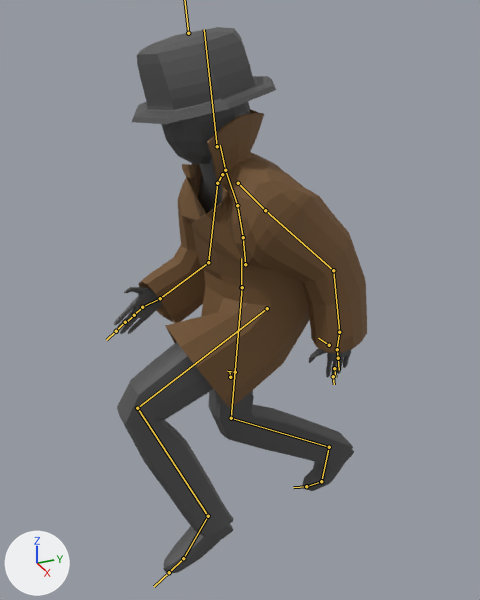
The FBX model Capstone/Assets/Models/Spy.fbx as it was, and as the next commit left it.
Both versions are drawn from a 50 mm camera at (2.32, -1.92, 2.44) aimed at (-0.05, -0.85, 1.26). The lights are fixed; the arrows at lower left show +X, +Y and +Z. Both versions are drawn at frame 14 of the action 'Take 001'; the numbers are the values there. The bones that bend it are drawn over the model as lines.

The first picture shows 'Spy'.
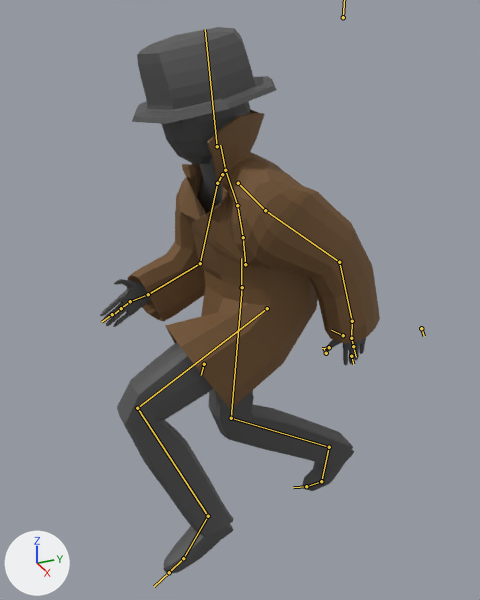
Where the change shows, as pixel boxes [x1, y1, x2, y2] in the pictures (480 x 600 px):
'Spy', posed (11% wider): before [114, 27, 367, 573]; after [100, 27, 380, 573]
bone 'mixamorig:LeftArm', root to tip: before (265, 210) to (333, 270); after (265, 210) to (339, 262)
bone 'mixamorig:RightArm', root to tip: before (217, 183) to (208, 262); after (217, 183) to (200, 263)

What the commit changed:
Bone 'mixamorig:LeftArm' (bone_mixamorig_leftarm) turns from (0, 0, -16) to (0, 0, -23) degrees about its own x, y and z.
Bone 'mixamorig:RightArm' (bone_mixamorig_rightarm) turns from (-2, 4, -38) to (-2, 3, -45) degrees about its own x, y and z.
